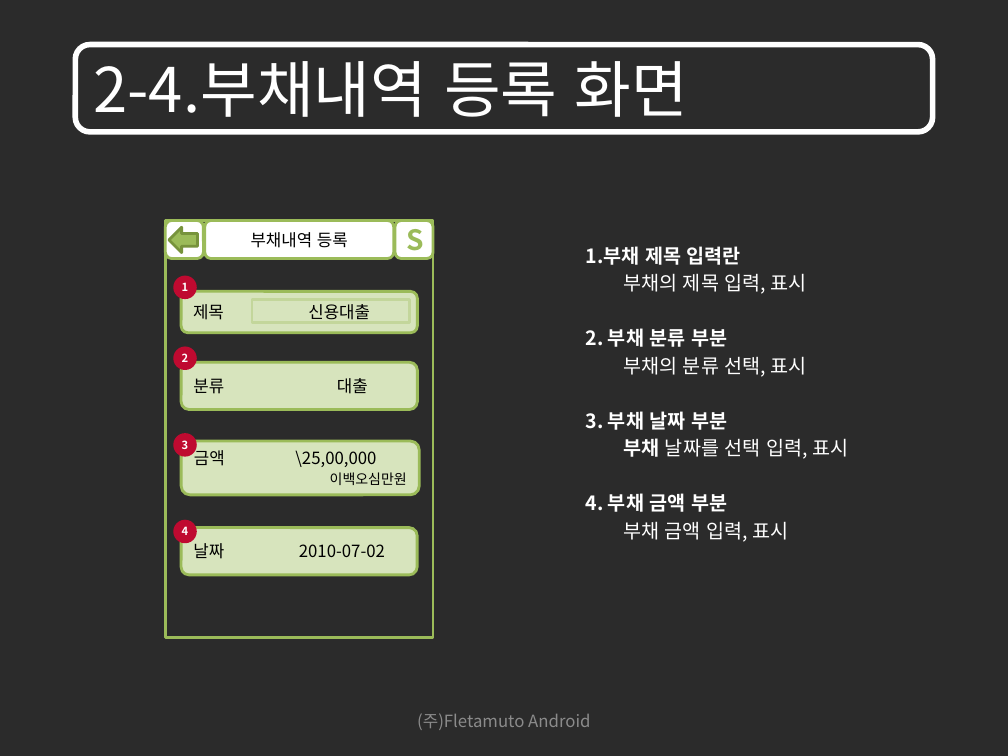
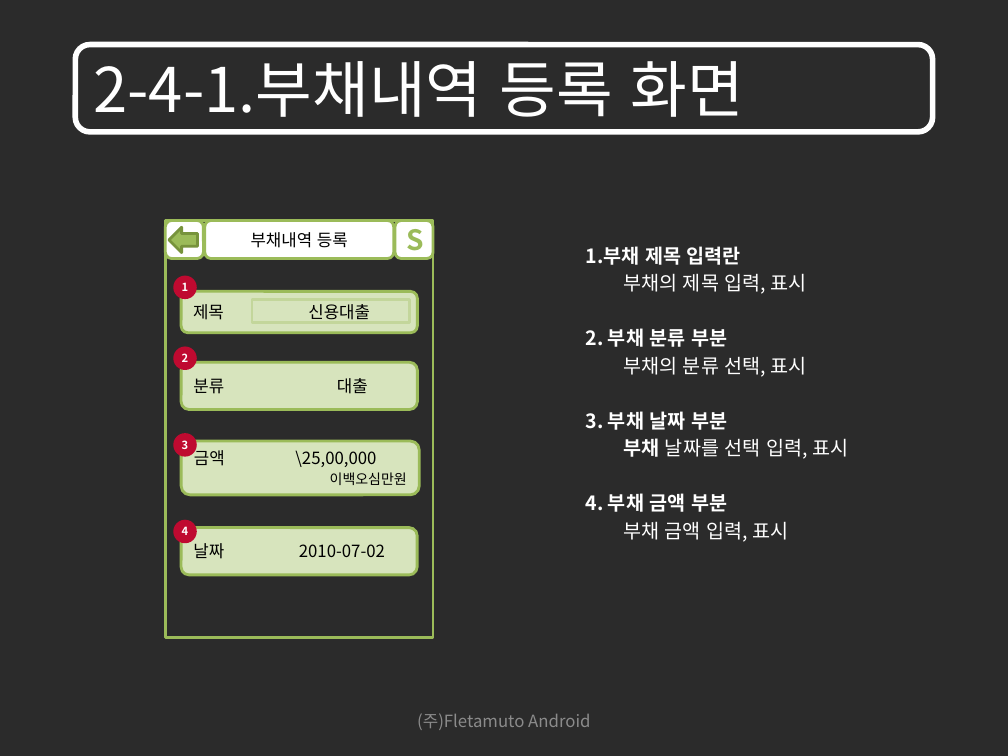
Before and after one commit to limjunghoon/fmfinance, a slide deck: slide 40 of trunk/DOC/GUI/GUI_Guide_For_Investment_Techniques_SW_101008_V1.2.pptx. Drawn at 1008x756 pixels with LibreOffice and Linux fonts; fonts in the diff are those of the drawing; background and template pictures are left out; a plain dark background stands for a picture behind light text. Boxes give left, top, right and bottom in pixels: in the first picture for what was removed or moved away, otherwise in the second. Text is boxed around its words. In the diff, an @@ line names an element or a change of style, - is before the commit and + after.

```diff
--- a/trunk/DOC/GUI/GUI_Guide_For_Investment_Techniques_SW_101008_V1.2.pptx
+++ b/trunk/DOC/GUI/GUI_Guide_For_Investment_Techniques_SW_101008_V1.2.pptx
@@ title at (93,61,743,117): text changed @@
-2-4.부채내역 등록 화면
+2-4-1.부채내역 등록 화면
```
Also in this commit, not shown: 7 other slides changed, 2 slides added.
